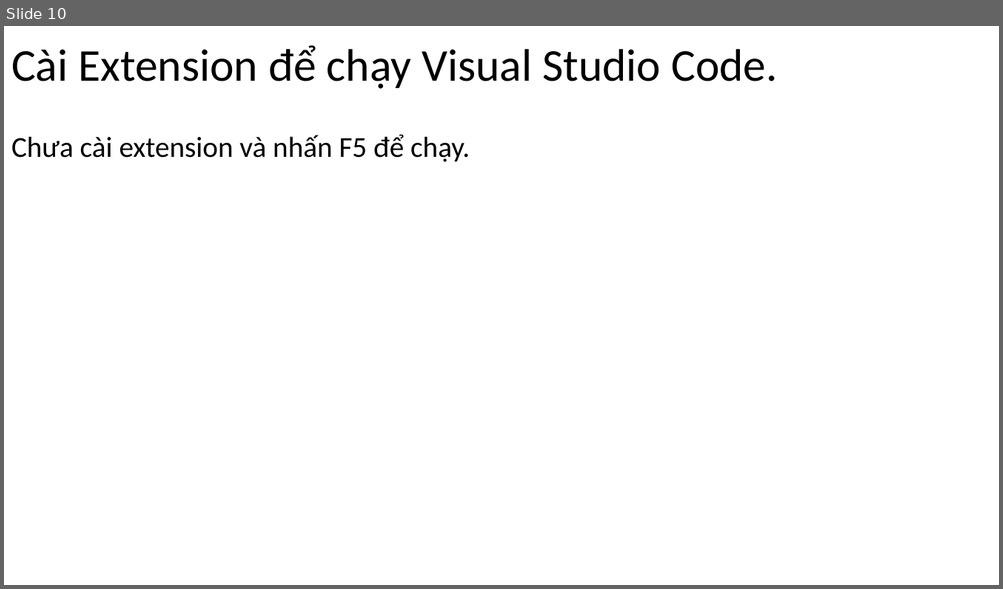
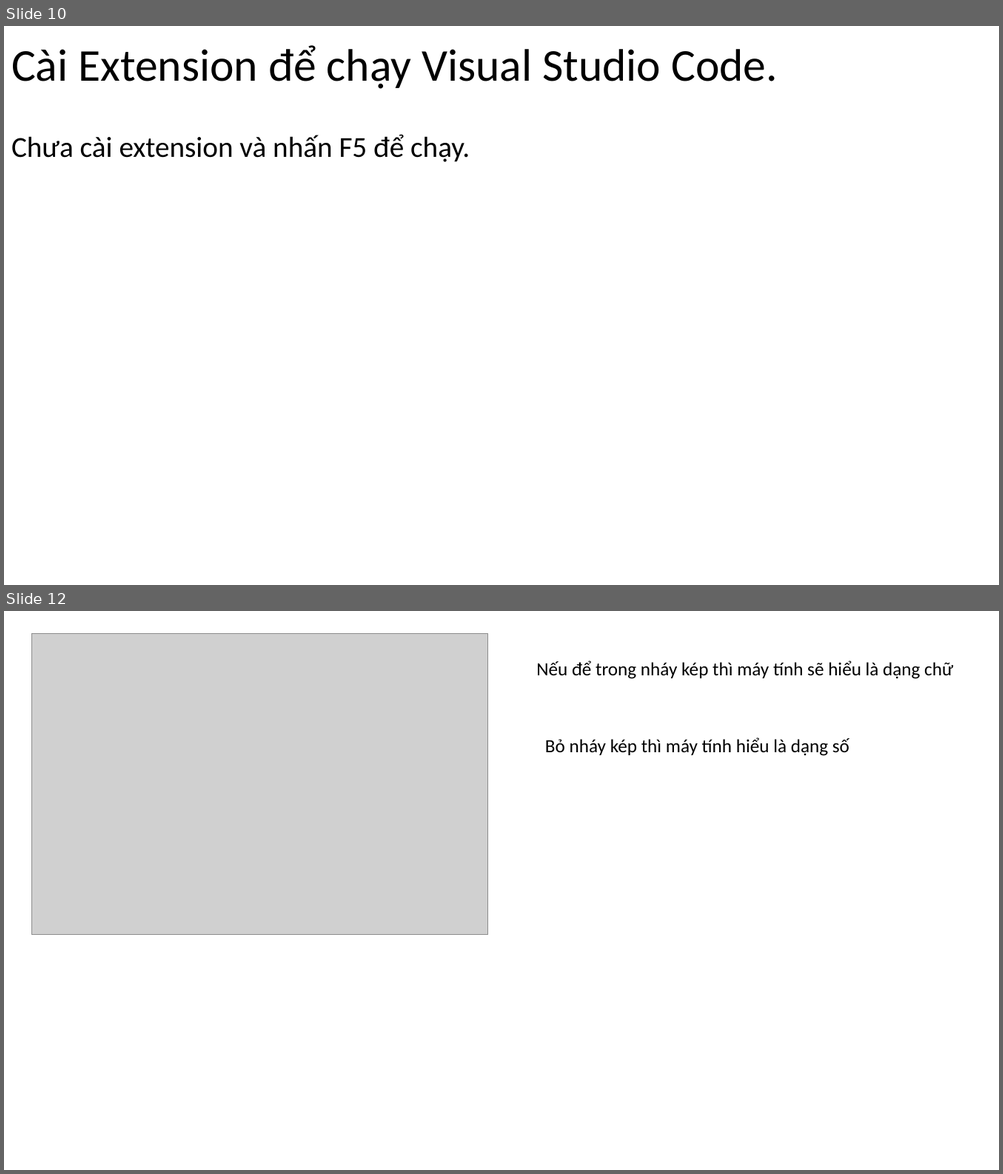
Before and after one commit to DangVanDoan05/LapTrinhWebPHP, a slide deck: Các khái niệm cơ bản của PHP.pptx. Shown one above the other, each under a label of ours: slide 10 before the commit, slides 10 and 12 after it; the slides between them are not shown. The pictures are 1003x589 and 1003x1174 pixels, drawn with LibreOffice and Linux fonts; fonts in the diff are those of the drawing; grey boxes stand for pictures. Boxes give left, top, right and bottom in pixels: in the first picture for what was removed or moved away, otherwise in the second. Text is boxed around its words. In the diff, an @@ line names an element or a change of style, - is before the commit and + after.

```diff
--- a/Các khái niệm cơ bản của PHP.pptx
+++ b/Các khái niệm cơ bản của PHP.pptx
@@ slide 12 added at box(4, 611, 999, 1170), background #FFFFFF @@
@@ picture added at box(31, 633, 487, 934) @@
@@ text added at box(536, 661, 953, 679), 18 pt, text #000000 @@
+Nếu để trong nháy kép thì máy tính sẽ hiểu là dạng chữ
@@ text added at box(545, 738, 849, 756), 18 pt, text #000000 @@
+Bỏ nháy kép thì máy tính hiểu là dạng số
```
Also in this commit, not shown: 1 other slide added, 2 slides removed.
